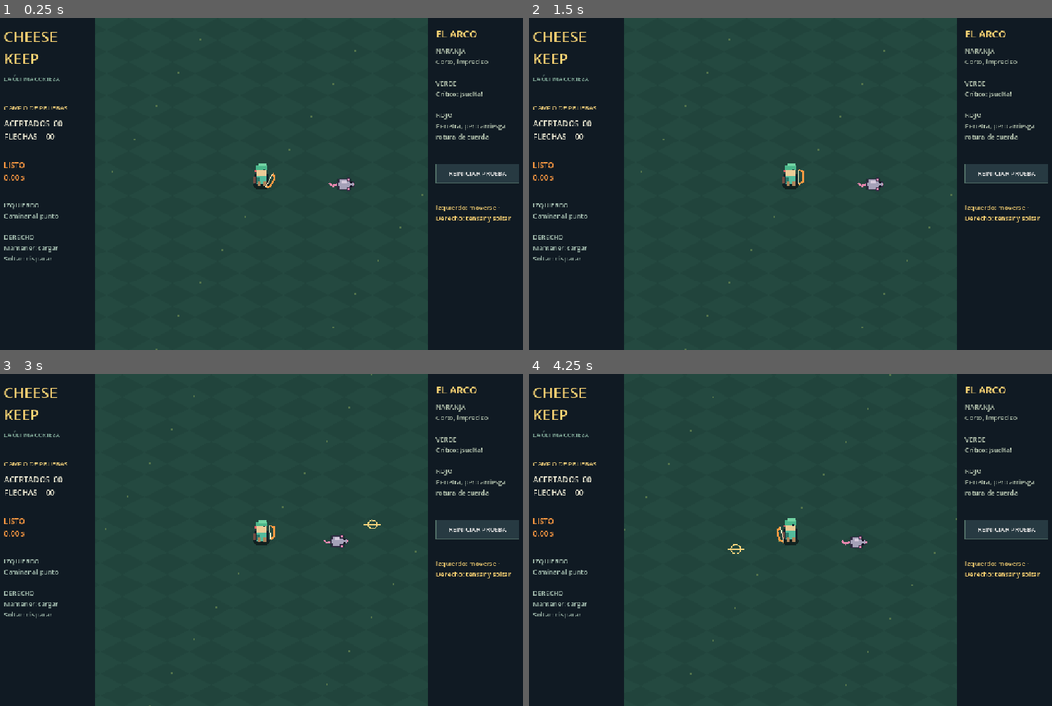
Above: before the commit, frames 1-4 (two rows, left to right).
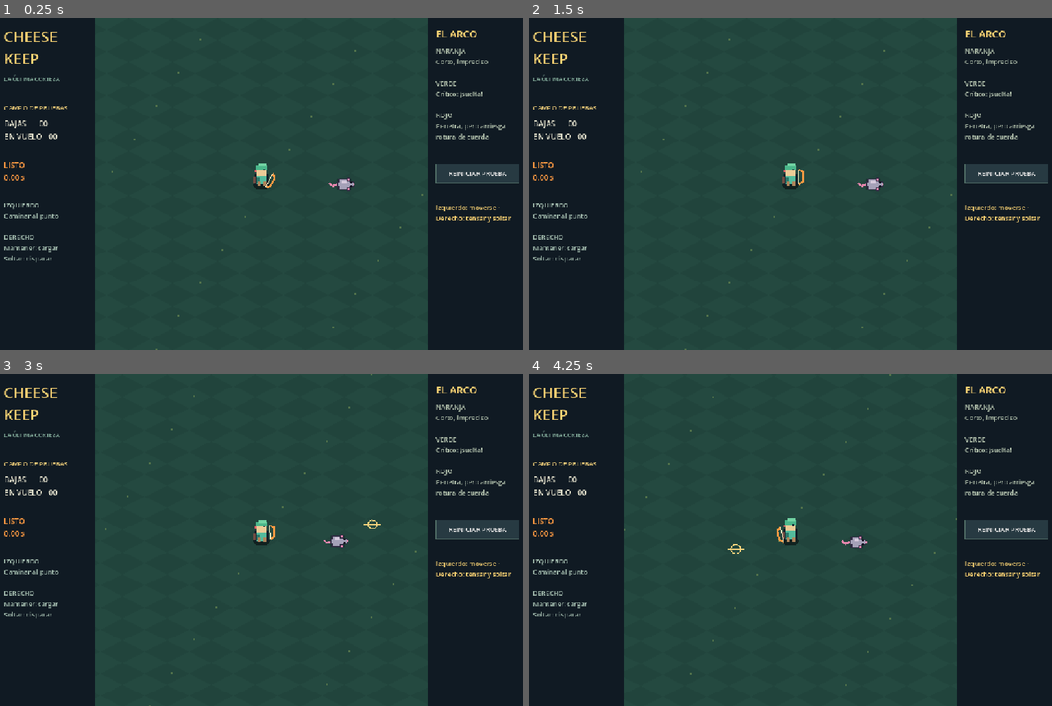
Above: after the commit, the same moments.

Repository: ReXray05/cheesekeep
Game: Godot game, scene res://scenes/game/prototype.tscn
Same seed, same stepped clock (60 frames per second), same inputs: the game is played once before the commit and once after it.
Inputs (mouse positions are in pixels of both pictures, inside the frame that each line leads up to):
- Up to frame 1 (0.25 s): no input
- Up to frame 2 (1.5 s): click "REINICIAR PRUEBA" at 0.5 s; click "REINICIAR PRUEBA" at 1.25 s
- Up to frame 3 (3 s): click "REINICIAR PRUEBA" at 2 s; tap Enter at 2.75 s; move the mouse to (376, 523) at 2.77 s; click (376, 523) at 2.92 s
- Up to frame 4 (4.25 s): move the mouse to (685, 556) at 3.52 s; click (685, 556) at 3.67 s

The runs differ from the first frame. In frame 1, 0.3% of the frame differs, in the area x 0-12%, y 30-37%; in frame 2, 0.3%; in frame 3, 0.3%; in frame 4, 0.3%.

Commit message:
fix: visible aim triangle and reproducible charge-state playtests

Diff:
--- a/scripts/game/game.gd
+++ b/scripts/game/game.gd
@@ -39,6 +39,7 @@
 	world = Node2D.new()
 	viewport.add_child(world)
 	ground = Ground.new()
+	ground.z_index = -10
 	world.add_child(ground)
 	player = Player.new()
 	world.add_child(player)
@@ -177,6 +178,7 @@
 	indicator.queue_redraw()
 	bow_art.position = player.bow_origin()
 	bow_art.aim = aim
+	bow_art.rotation = sin(elapsed * 65.0) * 0.09 * float(shot_state.get("excess",0.0))
 	bow_art.queue_redraw()
 	ground.target = player.destination
 	ground.show_target = player.moving
@@ -188,9 +190,12 @@
 				arrow.queue_free()
 	arrows = arrows.filter(func(a: Node2D) -> bool: return is_instance_valid(a) and not a.is_queued_for_deletion())
 	enemies = enemies.filter(func(e: Node2D) -> bool: return is_instance_valid(e) and not e.is_queued_for_deletion())
-	status.text = "ACERTADOS  %02d\nFLECHAS    %02d" % [score,arrows.size()]
+	status.text = "BAJAS      %02d\nEN VUELO   %02d" % [score,arrows.size()]
 	charge_label.text = "%s\n%.2f s" % [shot_state.state_label,bow.charge_time]
 	charge_label.add_theme_color_override("font_color",shot_state.color)
+	if OS.has_feature("web") and prototype:
+		var telemetry: Dictionary = {"charge":bow.charge_time,"state":shot_state.state_label,"kills":score,"arrows":arrows.size(),"player_x":player.position.x,"player_y":player.position.y}
+		JavaScriptBridge.eval("window.cheesekeepState = " + JSON.stringify(telemetry) + ";",true)
 
 func _move(point: Vector2) -> void:
 	player.go_to(point)
@@ -202,6 +207,7 @@
 	bow.release(aim)
 
 func _shoot(data: Dictionary) -> void:
+	bow_art.kick()
 	var arrow: Node2D = Arrow.new()
 	world.add_child(arrow)
 	arrow.setup(player.bow_origin(),data)
--- /dev/null
+++ b/tests/core_tests.gd
@@ -0,0 +1,161 @@
+extends SceneTree
+
+const BowScript = preload("res://scripts/weapons/bow_controller.gd")
+const ArrowScript = preload("res://scripts/projectiles/arrow_physics.gd")
+const EnemyScript = preload("res://scripts/enemies/enemy_controller.gd")
+const PlayerScript = preload("res://scripts/player/player_controller.gd")
+
+var failures: int = 0
+var checks: int = 0
+var shots: Array[Dictionary] = []
+var death_rewards: Array[int] = []
+var segments: Array[Dictionary] = []
+
+func _initialize() -> void:
+	call_deferred("run_tests")
+
+func check(condition: bool, description: String) -> void:
+	checks += 1
+	if not condition:
+		failures += 1
+		push_error("FAIL: " + description)
+
+func capture_shot(data: Dictionary) -> void:
+	shots.append(data)
+
+func capture_death(reward: int) -> void:
+	death_rewards.append(reward)
+
+func capture_segment(from: Vector2, to: Vector2) -> void:
+	segments.append({"from": from, "to": to})
+
+func run_tests() -> void:
+	test_bow()
+	test_break_rates()
+	test_arrow()
+	test_enemy()
+	test_player()
+	print("CORE TESTS: ", checks, " assertions, ", failures, " failures")
+	quit(0 if failures == 0 else 1)
+
+func test_bow() -> void:
+	var bow: Node = BowScript.new()
+	root.add_child(bow)
+	bow.setup({"break_peak_rate": 0.0})
+	bow.rng.seed = 7345
+	bow.shot.connect(capture_shot)
+	check(bow.begin_charge(), "Idle accepts charge")
+	check(not bow.begin_charge(), "Repeated down does not reset charge")
+	bow.tick(0.84)
+	check(not bool(bow.snapshot()["critical"]), "Before green is not critical")
+	bow.tick(0.06)
+	check(bool(bow.snapshot()["critical"]), "Green reports critical")
+	bow.release(Vector2(0.6, 0.8))
+	check(shots.size() == 1 and bool(shots[0]["critical"]), "Release emits exactly one critical")
+	check(is_equal_approx(float(shots[0]["damage"]), 51.0), "Green damage includes critical multiplier")
+	bow.release(Vector2.RIGHT)
+	check(shots.size() == 1, "Repeated release never duplicates shot")
+	var aim: Vector2 = Vector2(0.6, 0.8)
+	for charge: float in [0.0, 0.4, 0.90, 1.5, 2.3]:
+		var offsets: Array[float] = []
+		for sample: int in range(80):
+			bow.begin_charge()
+			bow.tick(charge)
+			var preview: Dictionary = bow.snapshot()
+			bow.release(aim)
+			var data: Dictionary = shots.back()
+			var endpoint: Vector2 = data["direction"] * float(data["range"])
+			var side: float = endpoint.dot(aim.orthogonal())
+			check(absf(endpoint.dot(aim) - float(preview["range"])) < 0.001, "Shot reaches displayed base")
+			check(absf(side) <= float(preview["half_width"]) + 0.001, "Shot lies within displayed base")
+			offsets.append(side / float(preview["half_width"]))
+		var mean: float = 0.0
+		for offset: float in offsets:
+			mean += offset / float(offsets.size())
+		check(absf(mean) < 0.25, "Dispersion samples both sides of base")
+	check(not bool(shots.back()["critical"]) and int(shots.back()["pierce"]) == 3, "Red rewards penetration without critical")
+	bow.reset()
+	check(not bool(bow.snapshot()["charging"]), "Reset interrupts charge")
+	bow.free()
+
+func test_break_rates() -> void:
+	var bow: Node = BowScript.new()
+	root.add_child(bow)
+	bow.setup({})
+	var rates: Array[float] = []
+	for fps: int in [30, 60, 144]:
+		var broken: int = 0
+		for trial: int in range(1000):
+			bow.reset()
+			bow.rng.seed = 999 + trial
+			bow.begin_charge()
+			var elapsed: float = 0.0
+			while elapsed < 2.2 and bow.state != 3:
+				var delta: float = minf(1.0 / float(fps), 2.2 - elapsed)
+				bow.tick(delta)
+				elapsed += delta
+			if bow.state == 3:
+				broken += 1
+		var rate: float = float(broken) / 1000.0
+		rates.append(rate)
+		print("BREAK RATE ", fps, " FPS: ", rate)
+		# Analytic hazard from .98 to 2.2 is .5 * .7 * 1.22.
+		check(absf(rate - (1.0 - exp(-0.427))) < 0.07, "Break risk matches integrated hazard at " + str(fps) + " FPS")
+	check(absf(rates.max() - rates.min()) < 0.08, "Break probability stable across frame rates")
+	bow.state = 3
+	bow.cooldown_left = 1.5
+	check(not bow.begin_charge(), "Broken bow rejects charge")
+	bow.tick(1.5)
+	check(bow.begin_charge(), "Cooldown recovers bow")
+	bow.free()
+
+func test_arrow() -> void:
+	var arrow: Node2D = ArrowScript.new()
+	root.add_child(arrow)
+	arrow.setup(Vector2(5, 7), {"direction": Vector2.RIGHT, "speed": 450.0, "range": 10.0, "pierce": 2})
+	arrow.moved_segment.connect(capture_segment)
+	check(not arrow.register_hit(12), "First penetrating impact preserves arrow")
+	check(not arrow.register_hit(12) and arrow.remaining_hits == 1, "Duplicate target does not consume penetration")
+	check(arrow.register_hit(13), "Second distinct target exhausts penetration")
+	arrow.tick(1.0)
+	check(segments.size() == 1, "Fast arrow exposes swept segment")
+	check(segments[0]["from"] == Vector2(5, 7) and segments[0]["to"] == Vector2(15, 7), "Long frame clamps segment at range")
+	check(arrow.is_queued_for_deletion(), "Range exhaustion removes arrow")
+	arrow.tick(1.0)
+	check(segments.size() == 1, "Expired arrow never emits another segment")
+
+func test_enemy() -> void:
+	var enemy: Node2D = EnemyScript.new()
+	root.add_child(enemy)
+	enemy.configure("basic", 1)
+	enemy.died.connect(capture_death)
+	enemy.armor = true
+	var result: Dictionary = enemy.take_hit(20.0, false)
+	check(bool(result["blocked"]) and is_equal_approx(enemy.hp, 25.0), "Armor blocks most ordinary damage")
+	result = enemy.take_hit(10.0, true)
+	check(not enemy.armor and bool(result["broken"]) and is_equal_approx(enemy.hp, 15.0), "Critical breaks armor and damages health")
+	result = enemy.take_hit(51.0, true)
+	check(bool(result["killed"]) and is_equal_approx(float(result["dealt"]), 15.0), "Lethal hit reports actual health removed")
+	enemy.take_hit(51.0, true)
+	check(death_rewards.size() == 1 and death_rewards[0] == 3, "Dead target pays reward exactly once")
+	var old_position: Vector2 = enemy.position
+	enemy.tick(1.0, Vector2(100, 100), Vector2.ZERO, true, false)
+	check(enemy.position == old_position, "Dead enemy stops movement")
+	enemy.free()
+
+func test_player() -> void:
+	var player: Node2D = PlayerScript.new()
+	root.add_child(player)
+	player.go_to(Vector2(200, 0))
+	player.tick(0.5, false)
+	var normal_distance: float = player.position.x
+	player.position = Vector2.ZERO
+	player.tick(0.5, true)
+	check(is_equal_approx(player.position.x / normal_distance, 0.65), "Charging movement penalty applies")
+	player.hurt(10.0)
+	check(player.alive and is_equal_approx(player.hp, 90.0), "Ordinary hit is nonlethal")
+	player.alive = false
+	var dead_position: Vector2 = player.position
+	player.tick(1.0, false)
+	check(player.position == dead_position, "Dead player cannot move")
+	player.free()
Not shown, added: tests/core_tests.gd.uid
Not shown, added: docs/TEST_CORE.md
Not shown, changed: tests/browser_harness.html
